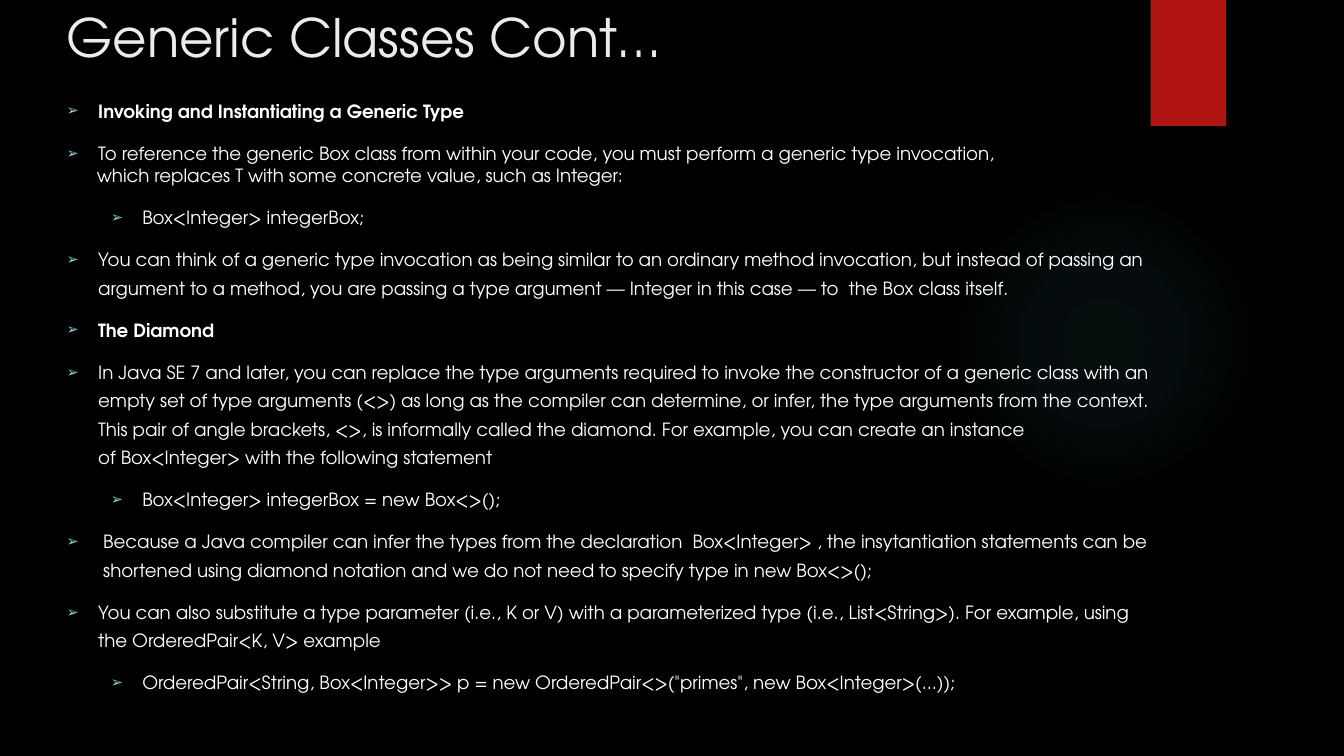
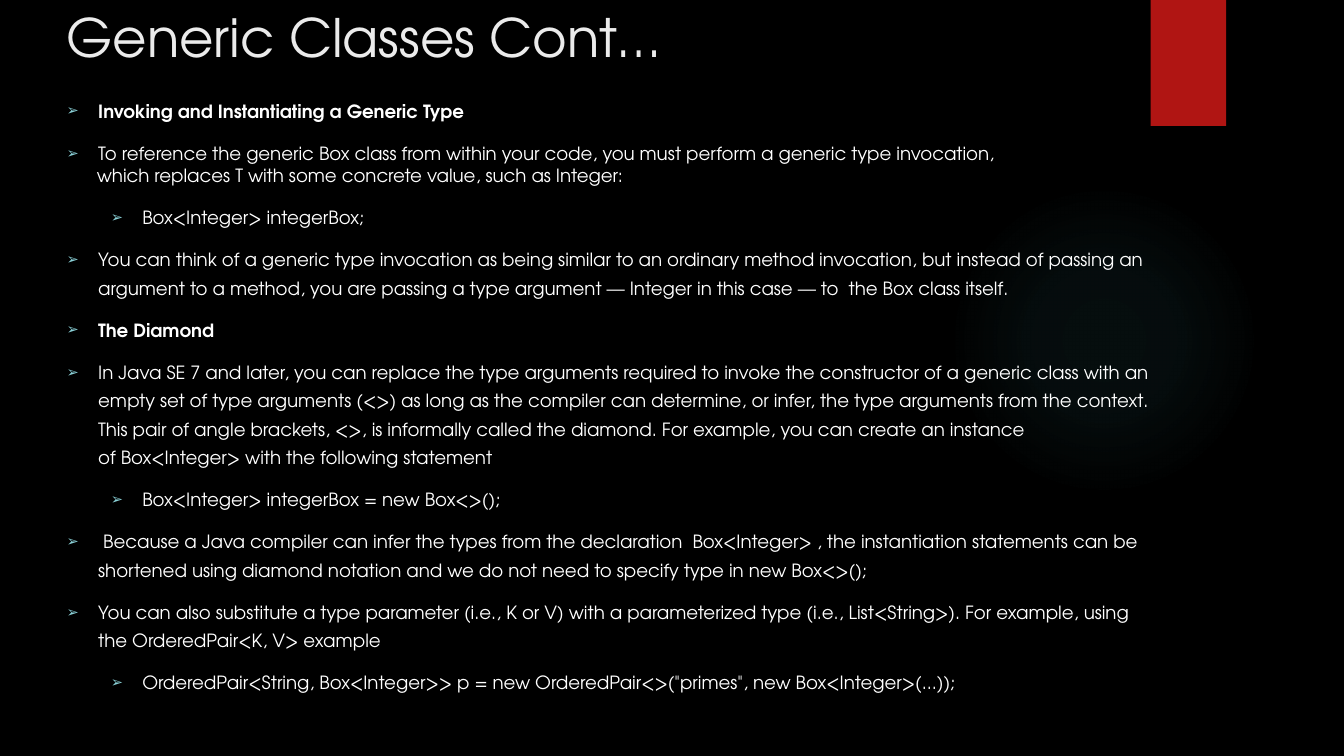
Before and after one commit to rudhrainfogain/JavaGenerics, a slide deck: slide 13 of src/main/resources/JavaGenerics.pptx (slide 16 before the commit). Drawn at 1344x756 pixels with LibreOffice and Linux fonts; fonts in the diff are those of the drawing; background and template pictures are left out. Boxes give left, top, right and bottom in pixels: in the first picture for what was removed or moved away, otherwise in the second. Text is boxed around its words. In the diff, an @@ line names an element or a change of style, - is before the commit and + after.

Commit message:
Examples till Raw Types

```diff
--- a/src/main/resources/JavaGenerics.pptx
+++ b/src/main/resources/JavaGenerics.pptx
@@ text at [98,534,1137,581]: text changed @@
-➢ Because a Java compiler can infer the types from the declaration Box<Integer> , the insytantiation statements can be shortened using diamond notation and we do not need to specify type in new Box<>();
+➢ Because a Java compiler can infer the types from the declaration Box<Integer> , the instantiation statements can be shortened using diamond notation and we do not need to specify type in new Box<>();
```
Also in this commit, not shown: 3 other slides changed, 6 other files.
